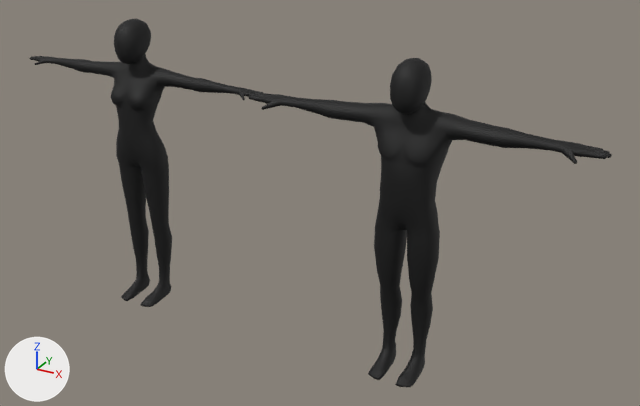
An edit to the glTF model main-website/public/models/figures.glb, drawn before and after from the same camera.
Rendered twice from a 50 mm lens placed at (2.84, -4.4, 3.22), pointed at (0.35, 0.14, 0.95). Arrows for +X, +Y and +Z are at lower left; the lights stay in place. The picture after the commit comes second.
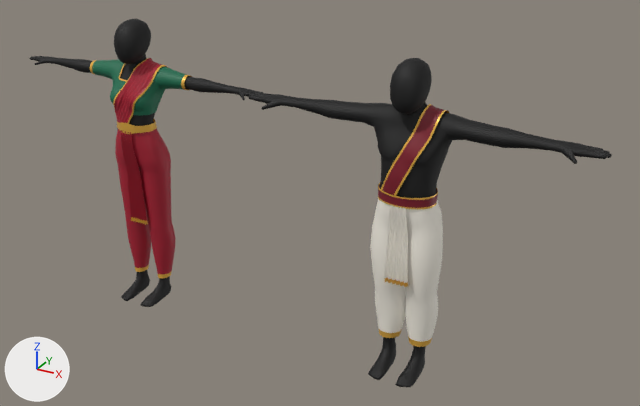
Commit message: Refit the teachers' clothes so the skin stays under them

Boxes [x1, y1, x2, y2] around the edits, measured in the pictures (640 x 406 px):
'Clothes_male', added
    after: [370, 104, 449, 347]
    faces in mat_clothes_male_dhoti (white #f7f2e6): [370, 199, 443, 342]
    faces in mat_clothes_male_silk (red #7e1426): [378, 105, 447, 208]
    faces in mat_clothes_male_zari (orange #dcab45): [378, 104, 449, 347]
'Clothes_female', added
    after: [90, 58, 192, 278]
    faces in mat_clothes_female_silk (red #a8182f): [114, 58, 175, 275]
    faces in mat_clothes_female_blouse (dark green #0f6b4c): [92, 60, 187, 116]
    faces in mat_clothes_female_zari (orange #dcab45): [90, 58, 192, 278]
'Object_7', unchanged, covered by the edit
    both: [29, 19, 263, 307]

Edits to the bpy script that builds the scene:
```text
Add mat_clothes_male_silk:
    mat_clothes_male_silk = principled_material('clothes-male-silk')
    mat_clothes_male_silk.base_color = (0.209, 0.007, 0.0194)  # red #7e1426
    mat_clothes_male_silk.roughness = 0.55
Add mat_clothes_male_dhoti:
    mat_clothes_male_dhoti = principled_material('clothes-male-dhoti')
    mat_clothes_male_dhoti.base_color = (0.93, 0.888, 0.791)  # white #f7f2e6
    mat_clothes_male_dhoti.roughness = 0.65
    mat_clothes_male_dhoti.emission_color = (0.0123, 0.011, 0.00857)  # black #1d1b17
    mat_clothes_male_dhoti.emission_strength = 1.0
Add mat_clothes_male_zari:
    mat_clothes_male_zari = principled_material('clothes-male-zari')
    mat_clothes_male_zari.base_color = (0.716, 0.407, 0.0595)  # orange #dcab45
    mat_clothes_male_zari.metallic = 0.35
    mat_clothes_male_zari.roughness = 0.4
    mat_clothes_male_zari.emission_color = (0.0423, 0.0203, 0.00243)  # brown #3a2708
    mat_clothes_male_zari.emission_strength = 1.0
Add mat_clothes_female_zari:
    mat_clothes_female_zari = principled_material('clothes-female-zari')
    mat_clothes_female_zari.base_color = (0.716, 0.407, 0.0595)  # orange #dcab45
    mat_clothes_female_zari.metallic = 0.35
    mat_clothes_female_zari.roughness = 0.4
    mat_clothes_female_zari.emission_color = (0.0423, 0.0203, 0.00243)  # brown #3a2708
    mat_clothes_female_zari.emission_strength = 1.0
Add mat_clothes_female_silk:
    mat_clothes_female_silk = principled_material('clothes-female-silk')
    mat_clothes_female_silk.base_color = (0.392, 0.00913, 0.0284)  # red #a8182f
    mat_clothes_female_silk.roughness = 0.55
Add mat_clothes_female_blouse:
    mat_clothes_female_blouse = principled_material('clothes-female-blouse')
    mat_clothes_female_blouse.base_color = (0.00478, 0.147, 0.0723)  # dark green #0f6b4c
    mat_clothes_female_blouse.roughness = 0.6
Add me_clothes_male:
    me_clothes_male.from_pydata(...)  # 2525 vertices, 4540 faces; spans x 0.28..0.72, y -0.13..0.19, z 0.2..1.75
    # faces by material slot: [3040, 664, 836]
    me_clothes_male.materials.append(mat_clothes_male_dhoti)  # white #f7f2e6
    me_clothes_male.materials.append(mat_clothes_male_silk)  # red #7e1426
    me_clothes_male.materials.append(mat_clothes_male_zari)  # orange #dcab45
Add me_clothes_female:
    me_clothes_female.from_pydata(...)  # 4475 vertices, 8134 faces; spans x -0.9..-0.1, y -0.1..0.2, z 0.15..1.74
    # faces by material slot: [4596, 2222, 1316]
    me_clothes_female.materials.append(mat_clothes_female_silk)  # red #a8182f
    me_clothes_female.materials.append(mat_clothes_female_blouse)  # dark green #0f6b4c
    me_clothes_female.materials.append(mat_clothes_female_zari)  # orange #dcab45
Add ob_clothes_male:
    ob_clothes_male = bpy.data.objects.new('Clothes_male', me_clothes_male)
    ob_clothes_male.location = (0.5, 0.0, 0.0)
Add ob_clothes_female:
    ob_clothes_female = bpy.data.objects.new('Clothes_female', me_clothes_female)
    ob_clothes_female.location = (-0.5, 0.0, 0.0)
```
